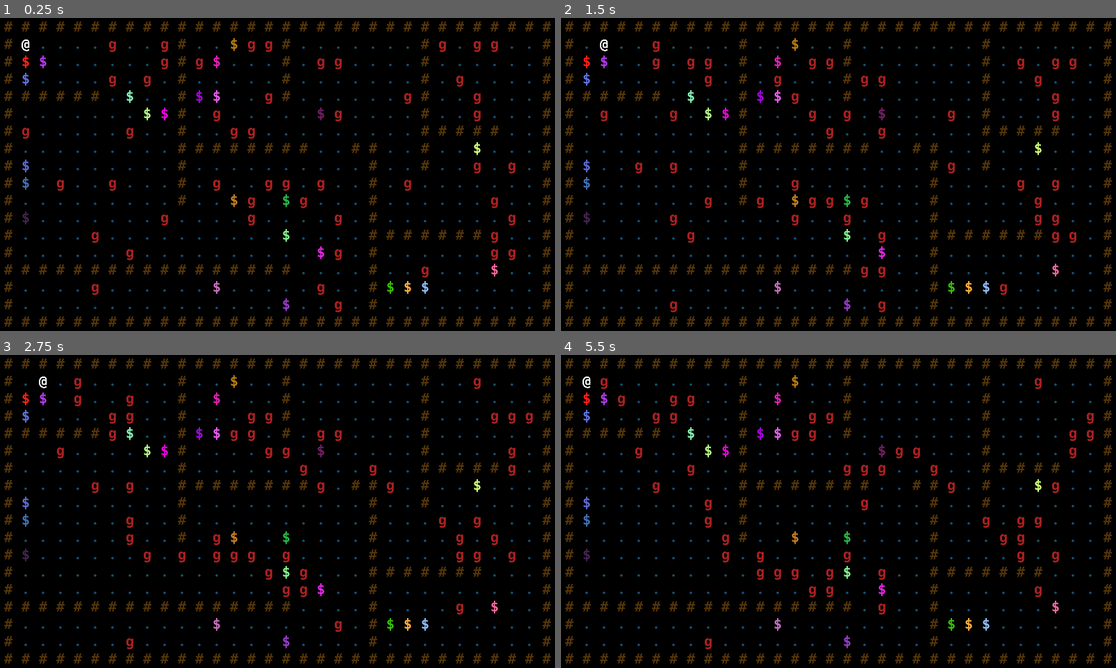
Above: before the commit, frames 1-4 (two rows, left to right).
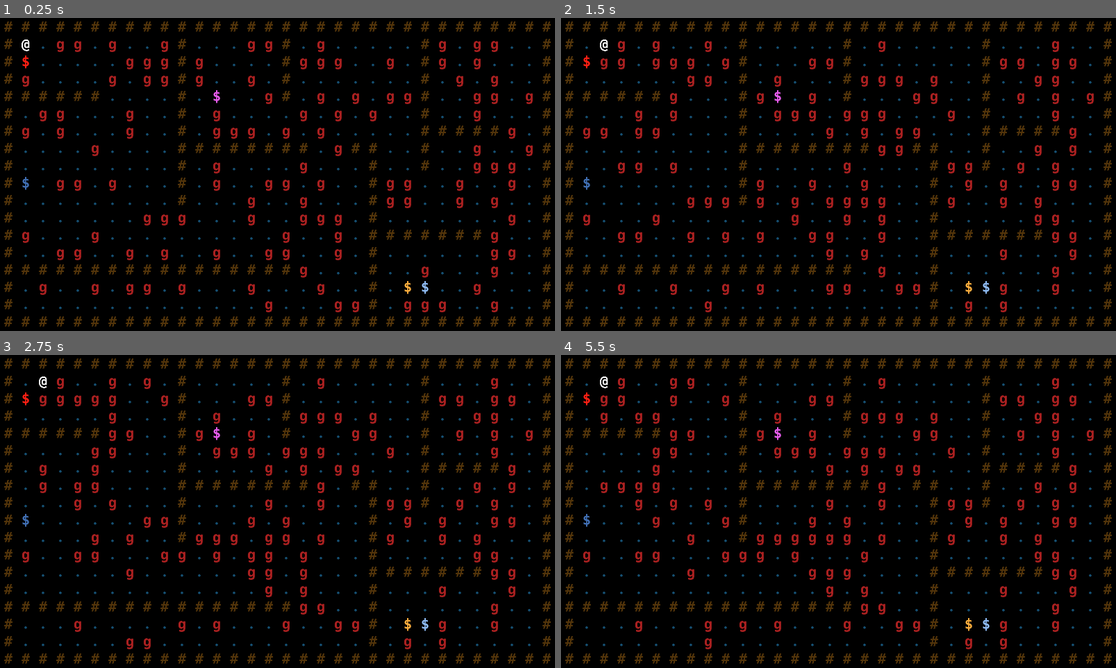
Above: after the commit, the same moments.

Repository: Mizar999/godot-roguelike
Game: Godot game, scene res://scenes/Main.tscn
Two runs of this game, one before a commit and one after it. Both use one fixed random seed, a clock stepped at 60 frames per second and the inputs below.
Inputs:
- Up to frame 1 (0.25 s): no input
- Up to frame 2 (1.5 s): tap Enter at 0.5 s; tap Keypad 6 (e) at 0.6 s; tap Keypad 8 (n) at 0.8, 1.35 s; tap Space at 1.25 s
- Up to frame 3 (2.75 s): tap Keypad 9 (ne) at 1.55, 2.1 s; tap Enter at 2 s; tap Keypad 2 (s) at 2.3 s
- Up to frame 4 (5.5 s): tap Space at 2.75, 4.25 s; tap Keypad 2 (s) at 2.85 s; tap Keypad 3 (se) at 3.05, 3.6 s; tap Enter at 3.5 s; tap Keypad 4 (w) at 3.8, 4.35 s; tap Keypad 5 (wait) at 4.55, 5.1 s; tap Keypad 6 (e) at 5.3 s

The runs differ from the first frame. In frame 1, 2.9% of the frame differs, in the area x 4-96%, y 6-95%; in frame 2, 3.6%; in frame 3, 4.7%; in frame 4, 5.2%, in the area x 3-96%, y 6-95%.

Commit message:
Revert the changes for path finding

Diff:
--- a/godot/map/SimpleAStar.gd
+++ b/godot/deprecated/SimpleAStar.gd
@@ -1,6 +1,5 @@
 extends Reference
 class_name SimpleAStar
-
 
 enum Topology {
 	Four,
--- a/godot/entity/Enemy.gd
+++ b/godot/entity/Enemy.gd
@@ -5,7 +5,7 @@
 func take_turn(game: Game):
 	var command = Command.new()
 	if game.player:
-		var path = game.pathfinder.find_path(cell, game.player.cell)
+		var path = game.pathfinder.get_path(cell, game.player.cell)
 		if path.size() > 1:
 			var dir = path[1] - cell # index 0 is the actor itself
 			command = MovementCommand.new(self, dir)
--- a/godot/game/Game.gd
+++ b/godot/game/Game.gd
@@ -4,35 +4,32 @@
 var map
 var player
 var actors: Scheduler
-var pathfinder: SimpleAStar
+var pathfinder: Pathfinder
 
 #warning-ignore:unused_signal
-#signal map_changed # REMOVE
+signal map_changed
 
 func _init(map_p):
 	actors = Scheduler.new()
 
 	map = map_p
-	#pathfinder = Pathfinder.new() # REMOVE
-	#pathfinder.initialize_map(map)
-	#warning-ignore:return_value_discarded
-	#connect(RL.SIGNAL_MAP_CHANGED, pathfinder, "update_connections")
-
-	pathfinder = SimpleAStar.new()
-	pathfinder.passable_callback = funcref(self, "_passable_callback")
+	pathfinder = Pathfinder.new()
+	pathfinder.initialize_map(map)
+	# warning-ignore:return_value_discarded
+	connect(RL.SIGNAL_MAP_CHANGED, pathfinder, "update_connections")
 
 	player = spawn("actors/player", Vector2(1, 1))
-	for cell in map.get_passable_cells(50):
+	for cell in map.get_passable_cells(120):
 		spawn("actors/goblin", cell)
-	for cell in map.get_passable_cells(25):
+	for cell in map.get_passable_cells(5):
 		spawn("props/statue", cell).get_node("Symbol").self_modulate = Color(randf(), randf(), randf())
 
 func spawn(path: String, cell: Vector2):
 	var entity = RL.database.create_entity(path)
 	entity.cell = cell
 	map.add_entity(entity)
-	#if entity.is_in_group(RL.GROUP_BLOCKER): # REMOVE
-	#	emit_signal(RL.SIGNAL_MAP_CHANGED, [entity.cell])
+	if entity.is_in_group(RL.GROUP_BLOCKER):
+		emit_signal(RL.SIGNAL_MAP_CHANGED, [entity.cell])
 	# Cannot check for type 'Actor' with 'entity is Actor', because of cylcic reference
 	# see: https://github.com/godotengine/godot/issues/21461#issuecomment-578860188
 	if entity.has_method("take_turn"):
@@ -40,10 +37,10 @@
 	return entity
 
 func move(actor, cell: Vector2) -> void:
-	#var old_cell = actor.cell # REMOVE
+	var old_cell = actor.cell
 	actor.cell = cell
 	actor.position = map.map_to_world(cell)
-	#emit_signal(RL.SIGNAL_MAP_CHANGED, [old_cell, actor.cell]) # REMOVE
+	emit_signal(RL.SIGNAL_MAP_CHANGED, [old_cell, actor.cell])
 
 func main_loop() -> void:
 	var actor
@@ -61,8 +58,3 @@
 		command_result = yield(command, RL.SIGNAL_EXECUTED)
 		if command_result.result_type != command_result.ResultType.Success and command_result.message != "":
 			print(command_result.message)
-
-func _passable_callback(from: Vector2, cell: Vector2) -> bool:
-	if cell == from:
-		return true
-	return map.is_cell_passable(cell)
--- a/godot/map/Pathfinder.gd
+++ b/godot/map/Pathfinder.gd
@@ -23,6 +23,7 @@
 	update_connections([from], to)
 	return astar.get_point_path(_get_id(from), _get_id(to))
 
+# TODO Test if this procedure does what it should do
 func update_connections(cells = [], target = null) -> void:
 	var neighbor
 	var neighbor_id
--- a/godot/project.godot
+++ b/godot/project.godot
@@ -12,7 +12,7 @@
 "base": "Reference",
 "class": "AStarNode",
 "language": "GDScript",
-"path": "res://map/AStarNode.gd"
+"path": "res://deprecated/AStarNode.gd"
 }, {
 "base": "Entity",
 "class": "Actor",
@@ -67,7 +67,7 @@
 "base": "Reference",
 "class": "SimpleAStar",
 "language": "GDScript",
-"path": "res://map/SimpleAStar.gd"
+"path": "res://deprecated/SimpleAStar.gd"
 } ]
 _global_script_class_icons={
 "AStarNode": "",
Renamed: godot/map/AStarNode.gd -> godot/deprecated/AStarNode.gd
Not shown, changed: .gitignore
